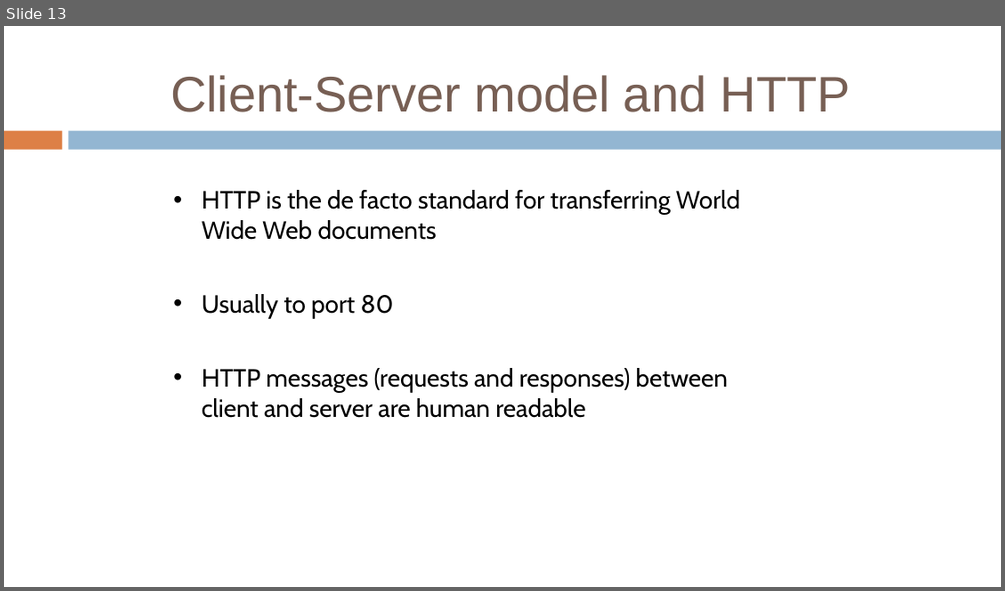
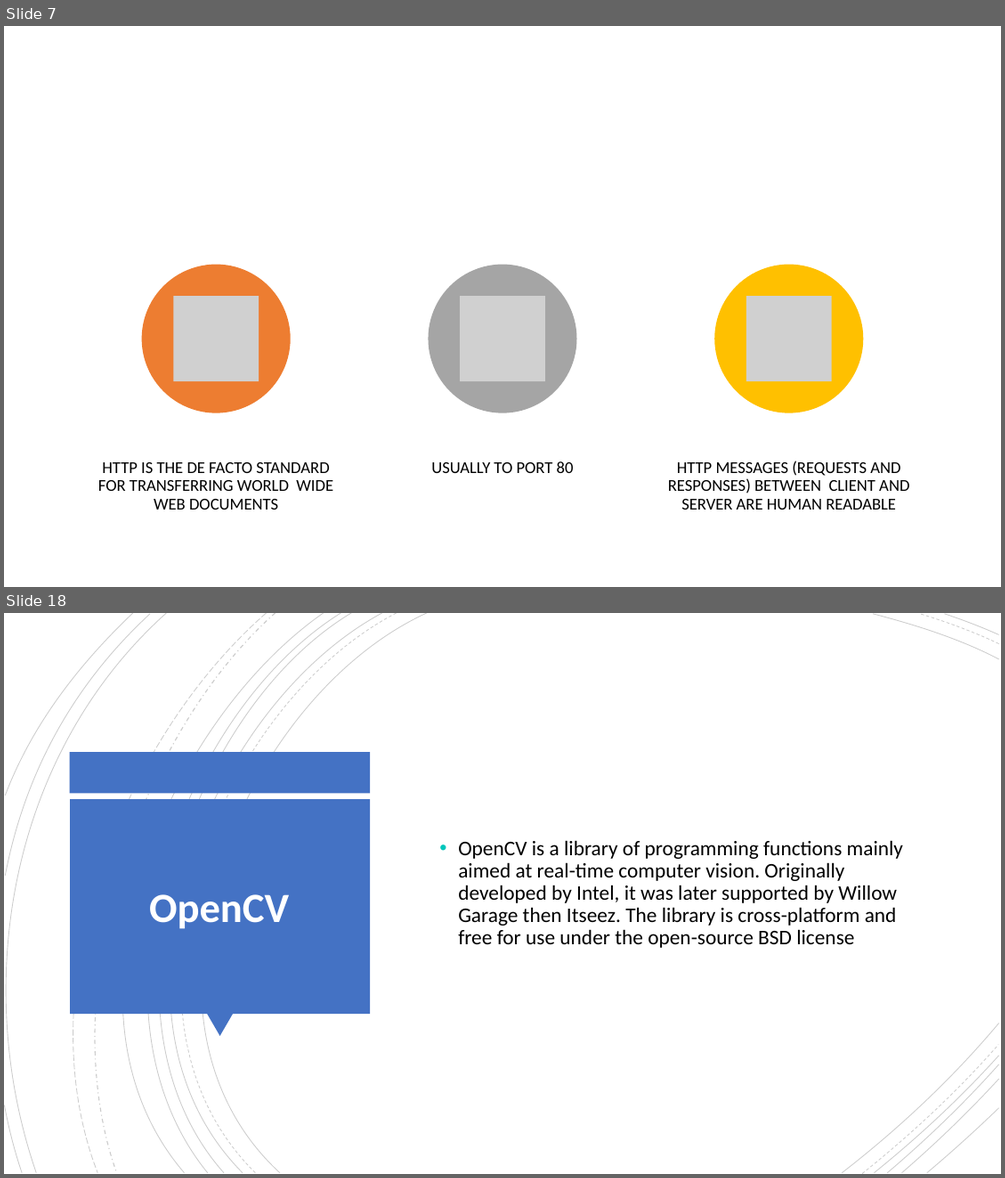
Before and after one commit to sudharsan2000/probot2020, a slide deck: Session PPTs/Seesion2 Node.pptx. Shown one above the other, each under a label of ours: slide 13 before the commit, slides 7 and 18 after it; the slides between them are not shown. The pictures are 1005x591 and 1005x1178 pixels, drawn with LibreOffice and Linux fonts; fonts in the diff are those of the drawing; grey boxes stand for pictures. Boxes give left, top, right and bottom in pixels: in the first picture for what was removed or moved away, otherwise in the second. Text is boxed around its words. In the diff, an @@ line names an element or a change of style, - is before the commit and + after.

```diff
--- a/Session PPTs/Seesion2 Node.pptx
+++ b/Session PPTs/Seesion2 Node.pptx
@@ slide 18 added at (x1=4, y1=613, x2=1001, y2=1174), background #FFFFFF @@
@@ group added at (x1=4, y1=613, x2=999, y2=1174): 21 freeform shapes @@
@@ rectangle added at (x1=70, y1=752, x2=371, y2=793), fill #4472C4 @@
@@ rectangle added at (x1=70, y1=799, x2=370, y2=1013), fill #4472C4 @@
@@ text added at (x1=458, y1=840, x2=903, y2=948), 20 pt, text #000000 @@
+• OpenCV is a library of programming functions mainly aimed at real-time computer vision. Originally developed by Intel, it was later supported by Willow Garage then Itseez. The library is cross-platform and free for use under the open-source BSD license
@@ text added at (x1=149, y1=894, x2=289, y2=929), 40 pt, text #FFFFFF, bold @@
+OpenCV
@@ triangle added at (x1=207, y1=1013, x2=233, y2=1037), fill #4472C4 @@
@@ what was slide 13 is now slide 7 @@
@@ slide 7 changed as well @@
@@ title removed at (x1=170, y1=75, x2=850, y2=112) @@
-Client-Server model and HTTP
@@ freeform shape removed at (x1=4, y1=131, x2=63, y2=150) @@
@@ freeform shape removed at (x1=68, y1=131, x2=1001, y2=150) @@
@@ text at (x1=98, y1=462, x2=333, y2=509): text changed; size 24 to 16 pt; font Cabin to Calibri @@
-• HTTP is the de facto standard for transferring World Wide Web documents
-• Usually to port 80
-• HTTP messages (requests and responses) between client and server are human readable
+HTTP IS THE DE FACTO STANDARD FOR TRANSFERRING WORLD WIDE WEB DOCUMENTS
@@ group added at (x1=142, y1=265, x2=909, y2=509): 3 ellipses, 3 pictures, 2 texts @@
+USUALLY TO PORT 80
+HTTP MESSAGES (REQUESTS AND RESPONSES) BETWEEN CLIENT AND SERVER ARE HUMAN READABLE
```
Also in this commit, not shown: 10 other slides changed, 12 other slides added, 7 slides removed, 1 other file.
